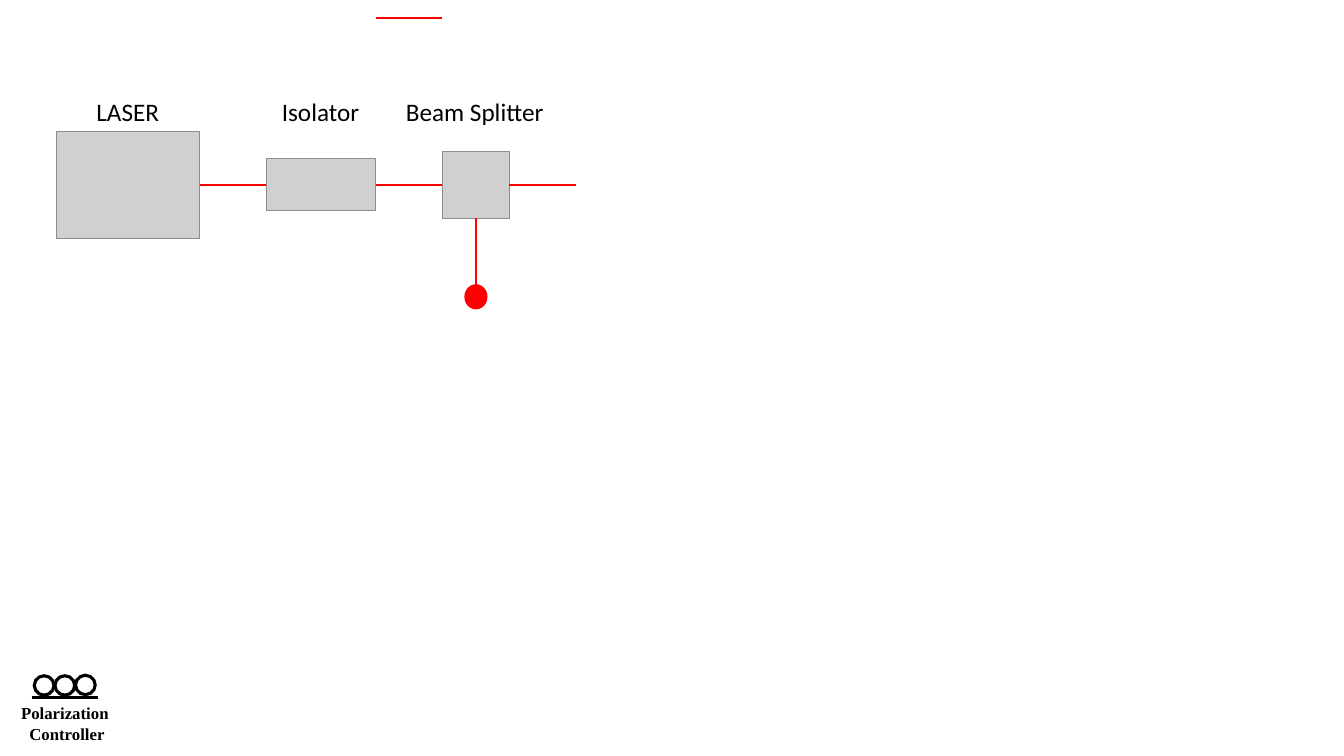
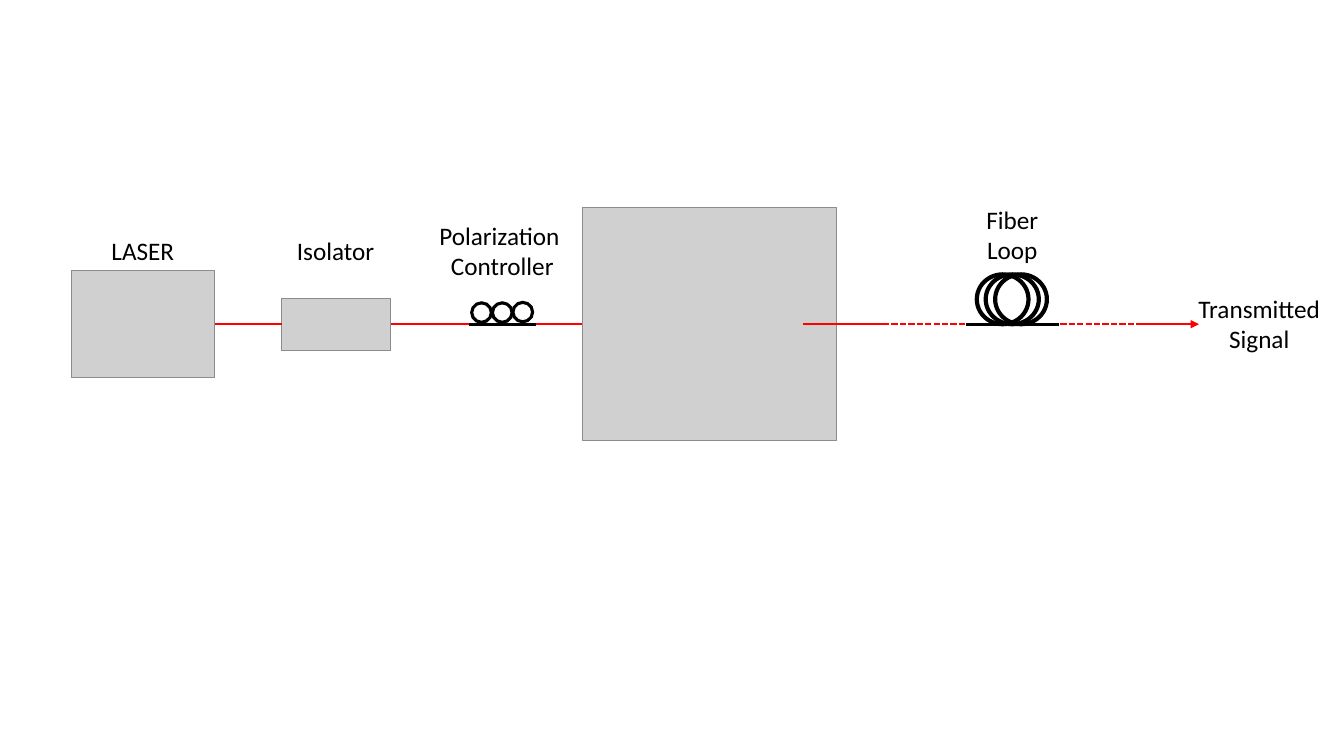
Before and after one commit to romilpatel/LinkPlanner, a slide deck: slide 1 of doc/tex/sdf/simplified_coherent_receiver/figures/Single Polarization Tx.pptx. Drawn at 1344x756 pixels with LibreOffice and Linux fonts; fonts in the diff are those of the drawing; grey boxes stand for pictures. Boxes give left, top, right and bottom in pixels: in the first picture for what was removed or moved away, otherwise in the second. Text is boxed around its words. In the diff, an @@ line names an element or a change of style, - is before the commit and + after.

Commit message:
2017-08-25

```diff
--- a/doc/tex/sdf/simplified_coherent_receiver/figures/Single Polarization Tx.pptx
+++ b/doc/tex/sdf/simplified_coherent_receiver/figures/Single Polarization Tx.pptx
@@ text removed at (x1=406, y1=103, x2=543, y2=125) @@
-Beam Splitter
@@ picture removed at (x1=443, y1=151, x2=509, y2=218) @@
@@ picture added at (x1=583, y1=208, x2=837, y2=442) @@
@@ text "Polarization" moved from (x1=21, y1=707, x2=109, y2=740) to (x1=439, y1=227, x2=559, y2=275) @@
@@ text "Polarization" at (x1=439, y1=227, x2=559, y2=275): size 12 to 18 pt, font Times New Roman to Calibri, bold off @@
@@ line removed from (476, 285) to (476, 218) @@
@@ text added at (x1=986, y1=211, x2=1038, y2=263), 18 pt, text #000000 @@
+Fiber
+Loop
@@ ellipse removed at (x1=465, y1=285, x2=487, y2=310) @@
@@ 2 pictures, 2 texts, 1 line moved together from (x1=56, y1=103, x2=375, y2=238) to (x1=72, y1=242, x2=390, y2=377) @@
@@ line moved from (376, 185) - (443, 185) to (391, 325) - (469, 325) @@
@@ 2 ellipses, 1 line moved together from (x1=31, y1=676, x2=98, y2=698) to (x1=469, y1=302, x2=535, y2=325) @@
@@ ellipse moved from (x1=76, y1=676, x2=96, y2=695) to (x1=513, y1=302, x2=533, y2=322) @@
@@ line moved from (376, 18) - (443, 18) to (535, 325) - (603, 325) @@
@@ line added from (804, 325) to (886, 325), #FF0000 1.5 pt @@
@@ line added from (883, 325) to (967, 325), #FF0000 1.5 pt dashed @@
@@ group added at (x1=967, y1=274, x2=1060, y2=325): 3 ellipses, 1 line @@
@@ line added from (1061, 325) to (1143, 325), #FF0000 1.5 pt dashed @@
@@ line moved from (509, 185) - (576, 185) to (1141, 325) - (1200, 325) @@
@@ line (1141, 325) - (1200, 325): line to arrow @@
@@ text added at (x1=1198, y1=300, x2=1319, y2=353), 18 pt, text #000000 @@
+Transmitted
+Signal
```
